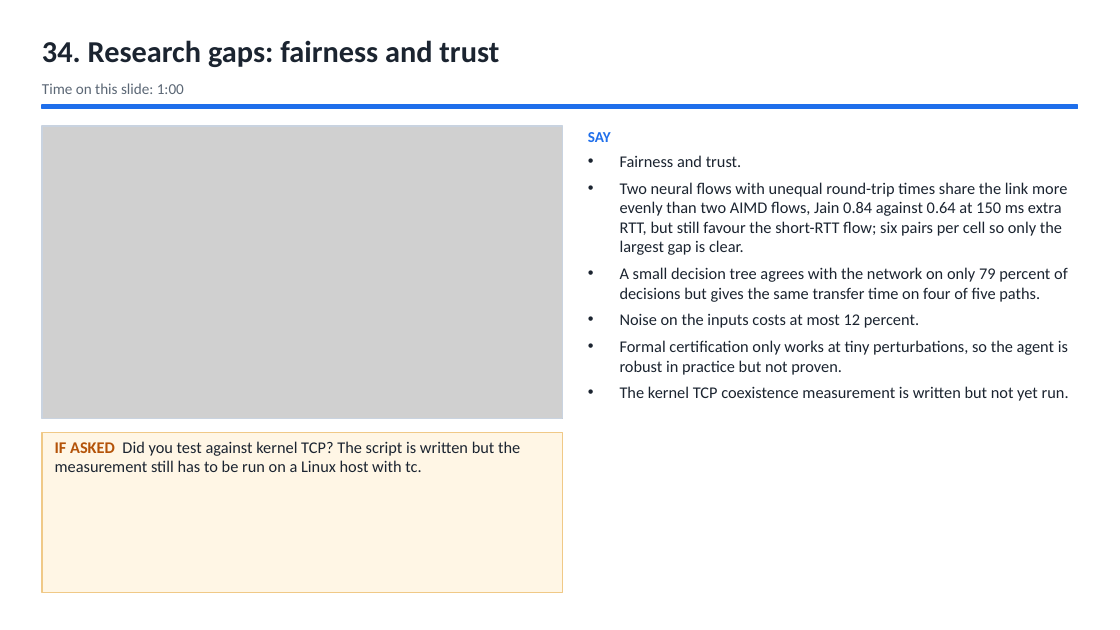
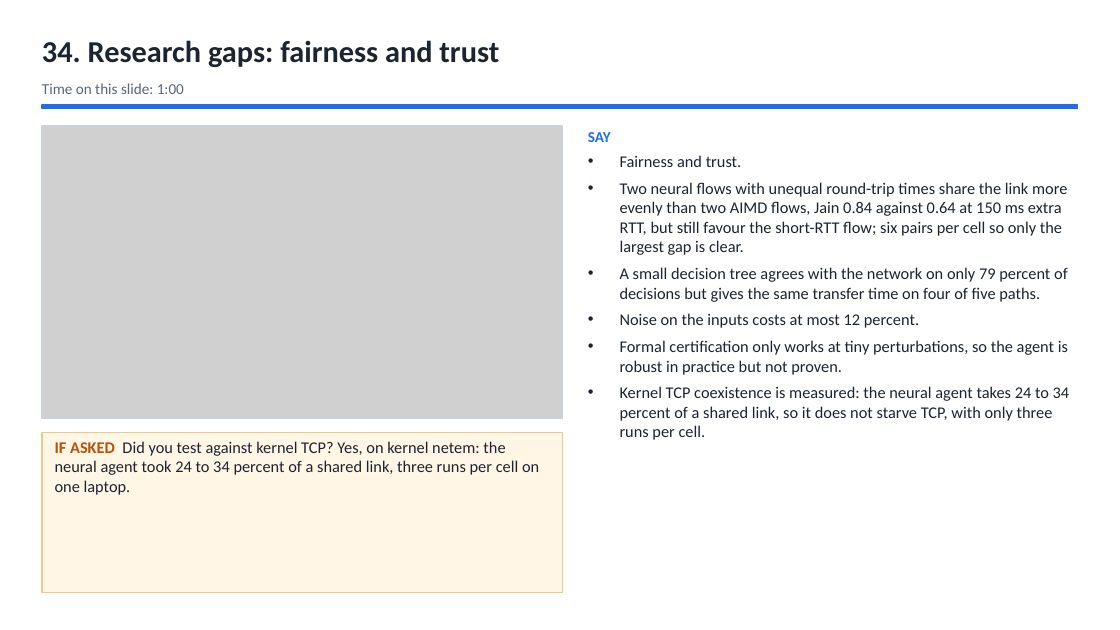
Before and after one commit to Capsturrrr/REPLIC, a slide deck: slide 36 of docs/RUDP_Host_Guide.pptx. Drawn at 1120x630 pixels with LibreOffice and Linux fonts; fonts in the diff are those of the drawing; grey boxes stand for pictures. Boxes give left, top, right and bottom in pixels: in the first picture for what was removed or moved away, otherwise in the second. Text is boxed around its words. In the diff, an @@ line names an element or a change of style, - is before the commit and + after.

```diff
--- a/docs/RUDP_Host_Guide.pptx
+++ b/docs/RUDP_Host_Guide.pptx
@@ text at (x1=620, y1=386, x2=1070, y2=440): text changed @@
-• The kernel TCP coexistence measurement is written but not yet run.
+• Kernel TCP coexistence is measured: the neural agent takes 24 to 34 percent of a shared link, so it does not starve TCP, with only three runs per cell.
@@ text at (x1=55, y1=441, x2=539, y2=495): text changed @@
-IF ASKED Did you test against kernel TCP? The script is written but the measurement still has to be run on a Linux host with tc.
+IF ASKED Did you test against kernel TCP? Yes, on kernel netem: the neural agent took 24 to 34 percent of a shared link, three runs per cell on one laptop.
```
Also in this commit, not shown: 3 other slides changed, 10 other files.
